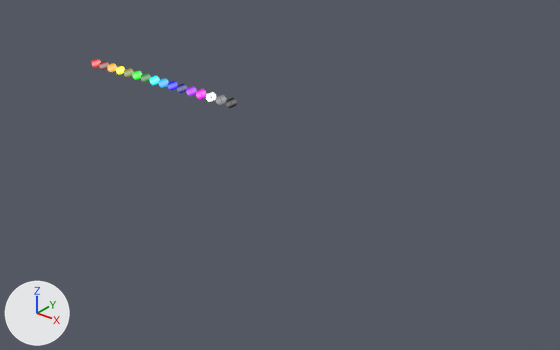
Renders of the Blender file assets/bullets.blend from each side of a commit.
Camera for both pictures: a camera (50 mm lens) standing at (13.81, -11.35, 6.32) and looking at (4.95, -0.27, -0.55). Every picture has the same lights, and +X, +Y and +Z are marked at lower left.

In view in the first picture: '09'.
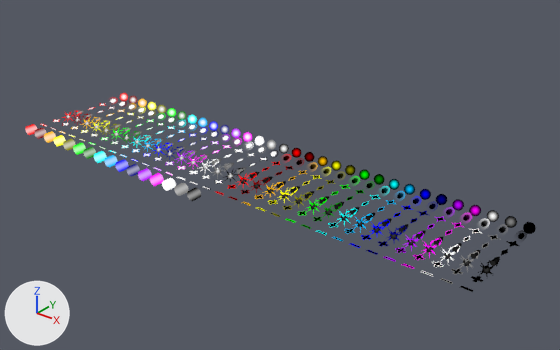
Where the change shows, as pixel boxes [x1, y1, x2, y2] in the pictures (560 x 350 px):
'09', surface changed, moved: before [92, 59, 237, 108]; after [25, 124, 201, 201]
'01b', shown: after [292, 148, 517, 228]
'06b', shown: after [235, 173, 495, 276]
'01', shown: after [120, 93, 289, 154]
'05b', shown: after [246, 172, 481, 262]
'06', shown: after [62, 111, 237, 182]
'05', shown: after [73, 110, 246, 176]
'07b', shown: after [228, 185, 463, 275]
'02b', shown: after [283, 154, 508, 233]
'03b', shown: after [272, 161, 501, 240]
'02', shown: after [110, 97, 277, 156]
'07', shown: after [53, 119, 223, 184]
'04b', shown: after [262, 167, 489, 248]
'08b', shown: after [216, 191, 453, 284]
'03', shown: after [99, 103, 268, 161]
'04', shown: after [88, 107, 257, 166]
'08', shown: after [40, 124, 211, 190]
'01b2', shown: after [523, 222, 536, 234]
'05b2', shown: after [487, 257, 500, 269]
'07b2', shown: after [471, 276, 483, 282]
'02b2', shown: after [518, 230, 527, 239]
'03b2', shown: after [506, 241, 519, 247]
'08b2', shown: after [459, 286, 473, 292]
'04b2', shown: after [501, 249, 508, 255]

Edits to the bpy script that builds the scene:
```text
Change ng_bullet_color:
    remove n1 = _N.new('ShaderNodeSeparateXYZ'); n1.name = 'Separate XYZ'
    remove n2 = _N.new('ShaderNodeNewGeometry'); n2.name = 'Geometry'
    remove n3 = _N.new('ShaderNodeMath'); n3.name = 'Math.003'
    remove n3.inputs[1].default_value = 2.4  # 'Value'
    add n2 = _N.new('ShaderNodeNewGeometry'); n2.name = 'Geometry'
    add n1 = _N.new('ShaderNodeSeparateXYZ'); n1.name = 'Separate XYZ'
    add n9 = _N.new('ShaderNodeSeparateXYZ'); n9.name = 'Separate XYZ.001'
    add n10 = _N.new('ShaderNodeObjectInfo'); n10.name = 'Object Info'
    add n11 = _N.new('ShaderNodeMath'); n11.name = 'Math.008'
    add n11.operation = 'SUBTRACT'
    where n5 = _N.new('ShaderNodeMath'); n5.name = 'Math.006'
    remove _L.new(n1.outputs[0], n3.inputs[0])  # 'X' to 'Value'
    remove _L.new(n3.outputs[0], n5.inputs[0])  # 'Value' to 'Value'
    add _L.new(n1.outputs[0], n11.inputs[0])  # 'X' to 'Value'
    add _L.new(n11.outputs[0], n5.inputs[0])  # 'Value' to 'Value'
    add _L.new(n10.outputs[0], n9.inputs[0])  # 'Location' to 'Vector'
    add _L.new(n9.outputs[0], n11.inputs[1])  # 'X' to 'Value'
Change me_05b2:
    where me_05b2.from_pydata(...)  # 433 vertices, 421 faces; spans x -0.076..0.076, y -0.146..0.141, z -0.076..0.076
    me_05b2 part 1: the whole mesh is moved by (4.8, 0.0, 0.0)
Change ob_08:
    ob_08.location: (-2.4, -1.12, 0.0) -> (0.16, -2.4, 0.0)
    remove ob_08.hide_set(True)  # its collection is switched off
Change ob_07:
    ob_07.location: (-2.4, -0.8, 0.0) -> (0.16, -2.08, 0.0)
    remove ob_07.hide_set(True)  # its collection is switched off
Change ob_06:
    ob_06.location: (-2.4, -0.48, 0.0) -> (0.16, -1.76, 0.0)
    remove ob_06.hide_set(True)  # its collection is switched off
Change ob_04:
    ob_04.location: (-2.4, 0.16, 0.0) -> (0.16, -1.12, 0.0)
    remove ob_04.hide_set(True)  # its collection is switched off
Change ob_05:
    ob_05.location: (-2.4, -0.16, 0.0) -> (0.16, -1.44, 0.0)
    remove ob_05.hide_set(True)  # its collection is switched off
Change ob_03:
    ob_03.location: (-2.4, 0.48, 0.0) -> (0.16, -0.8, 0.0)
    remove ob_03.hide_set(True)  # its collection is switched off
Change ob_02:
    ob_02.location: (-2.4, 0.8, 0.0) -> (0.16, -0.48, 0.0)
    remove ob_02.hide_set(True)  # its collection is switched off
Change ob_01:
    ob_01.location: (-2.4, 1.12, 0.0) -> (0.16, -0.16, 0.0)
    remove ob_01.hide_set(True)  # its collection is switched off
Change ob_01b2:
    ob_01b2.location: (2.4, 1.12, 0.0) -> (5.28, -0.16, 0.0)
    remove ob_01b2.hide_set(True)  # its collection is switched off
Change ob_08b2:
    ob_08b2.location: (2.4, -1.12, 0.0) -> (5.28, -2.4, 0.0)
    remove ob_08b2.hide_set(True)  # its collection is switched off
Change ob_07b2:
    ob_07b2.location: (2.4, -0.8, 0.0) -> (5.28, -2.08, 0.0)
    remove ob_07b2.hide_set(True)  # its collection is switched off
Change ob_04b2:
    ob_04b2.location: (2.4, 0.16, 0.0) -> (5.28, -1.12, 0.0)
    remove ob_04b2.hide_set(True)  # its collection is switched off
Change ob_05b2:
    ob_05b2.location: (2.4, -0.16, 0.0) -> (5.28, -1.44, 0.0)
    remove ob_05b2.hide_set(True)  # its collection is switched off
Change ob_03b2:
    ob_03b2.location: (2.4, 0.48, 0.0) -> (5.28, -0.8, 0.0)
    remove ob_03b2.hide_set(True)  # its collection is switched off
Change ob_02b2:
    ob_02b2.location: (2.4, 0.8, 0.0) -> (5.28, -0.48, 0.0)
    remove _m = ob_02b2.modifiers.new('Array', 'ARRAY')
    remove _m.count = 1
    remove _m.use_constant_offset = True
    remove _m.constant_offset_displace = (0.32, 0.0, 0.0)
    remove _m.use_relative_offset = False
    remove _m.relative_offset_displace = (0.0, 0.0, 0.0)
    remove ob_02b2.hide_set(True)  # its collection is switched off
Change ob_02b:
    ob_02b.location: (-2.4, 0.8, 0.0) -> (5.28, -0.48, 0.0)
    remove ob_02b.hide_set(True)  # its collection is switched off
Change ob_03b:
    ob_03b.location: (-2.4, 0.48, 0.0) -> (5.28, -0.8, 0.0)
    remove ob_03b.hide_set(True)  # its collection is switched off
Change ob_05b:
    ob_05b.location: (-2.4, -0.16, 0.0) -> (5.28, -1.44, 0.0)
    remove ob_05b.hide_set(True)  # its collection is switched off
Change ob_04b:
    ob_04b.location: (-2.4, 0.16, 0.0) -> (5.28, -1.12, 0.0)
    remove ob_04b.hide_set(True)  # its collection is switched off
Change ob_06b:
    ob_06b.location: (-2.4, -0.48, 0.0) -> (5.28, -1.76, 0.0)
    remove ob_06b.hide_set(True)  # its collection is switched off
Change ob_07b:
    ob_07b.location: (-2.4, -0.8, 0.0) -> (5.28, -2.08, 0.0)
    remove ob_07b.hide_set(True)  # its collection is switched off
Change ob_08b:
    ob_08b.location: (-2.4, -1.12, 0.0) -> (5.28, -2.4, 0.0)
    remove ob_08b.hide_set(True)  # its collection is switched off
Change ob_01b:
    ob_01b.location: (-2.4, 1.12, 0.0) -> (5.28, -0.16, 0.0)
    remove ob_01b.hide_set(True)  # its collection is switched off
Change ob_09:
    ob_09.location: (-2.4, 1.12, 0.0) -> (0.16, -2.72, 0.0)
```
